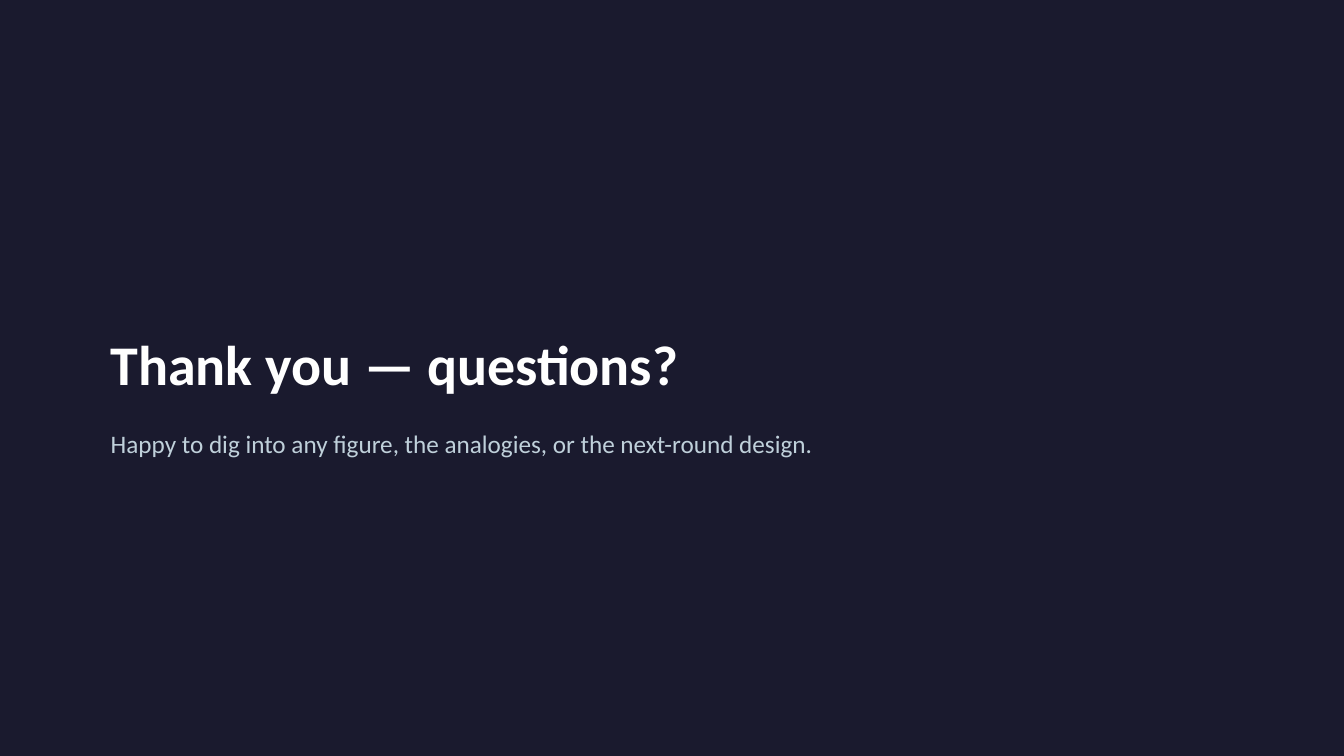
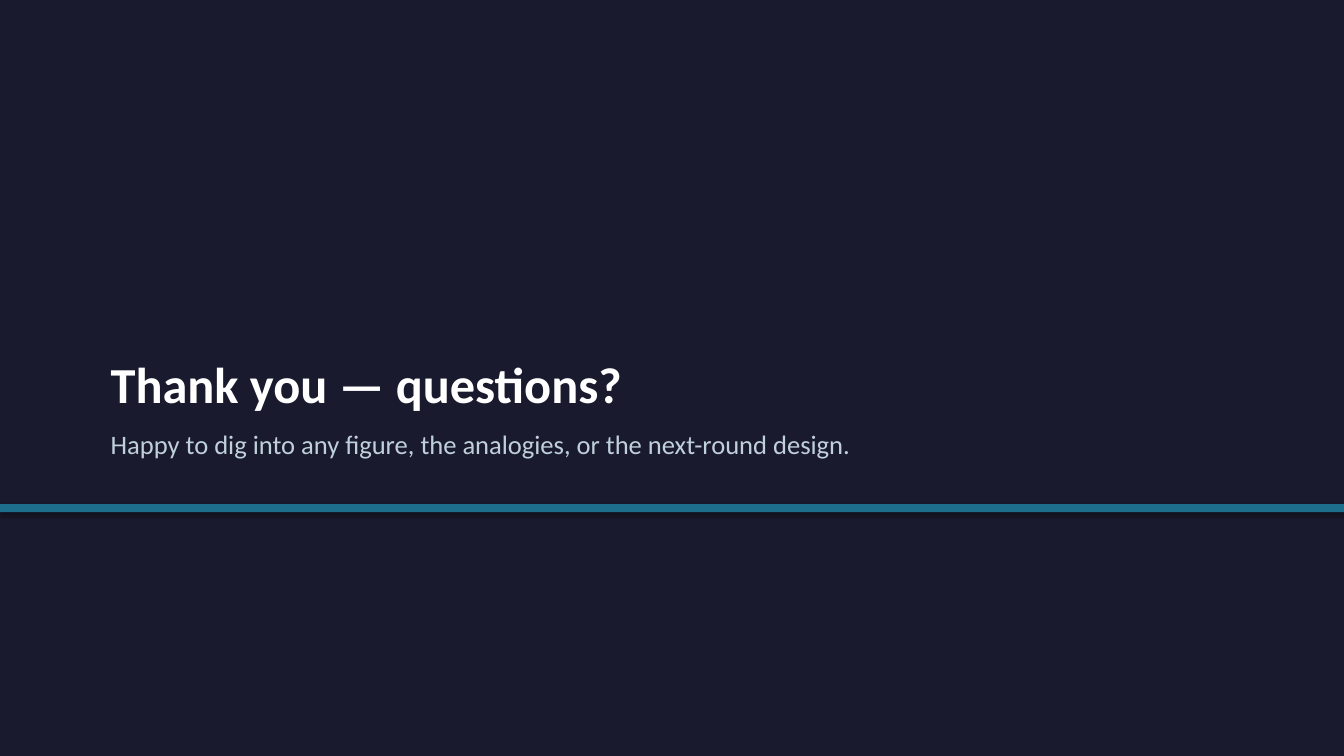
Before and after one commit to wehabit/hpaticmousebuzsakilab, a slide deck: slide 26 of presentation/haptic_brain_talk.pptx. Drawn at 1344x756 pixels with LibreOffice and Linux fonts; fonts in the diff are those of the drawing. Boxes give left, top, right and bottom in pixels: in the first picture for what was removed or moved away, otherwise in the second. Text is boxed around its words. In the diff, an @@ line names an element or a change of style, - is before the commit and + after.

```diff
--- a/presentation/haptic_brain_talk.pptx
+++ b/presentation/haptic_brain_talk.pptx
@@ text "Thank you — questions?" at (111, 367, 622, 411): size 40 to 36 pt @@
@@ text "Happy to dig into any ..." at (111, 435, 850, 459): size 18 to 19 pt @@
@@ rectangle added at (0, 504, 1344, 512), fill #1C6E8C @@
```
Also in this commit, not shown: 7 other slides changed, 3 other files.
